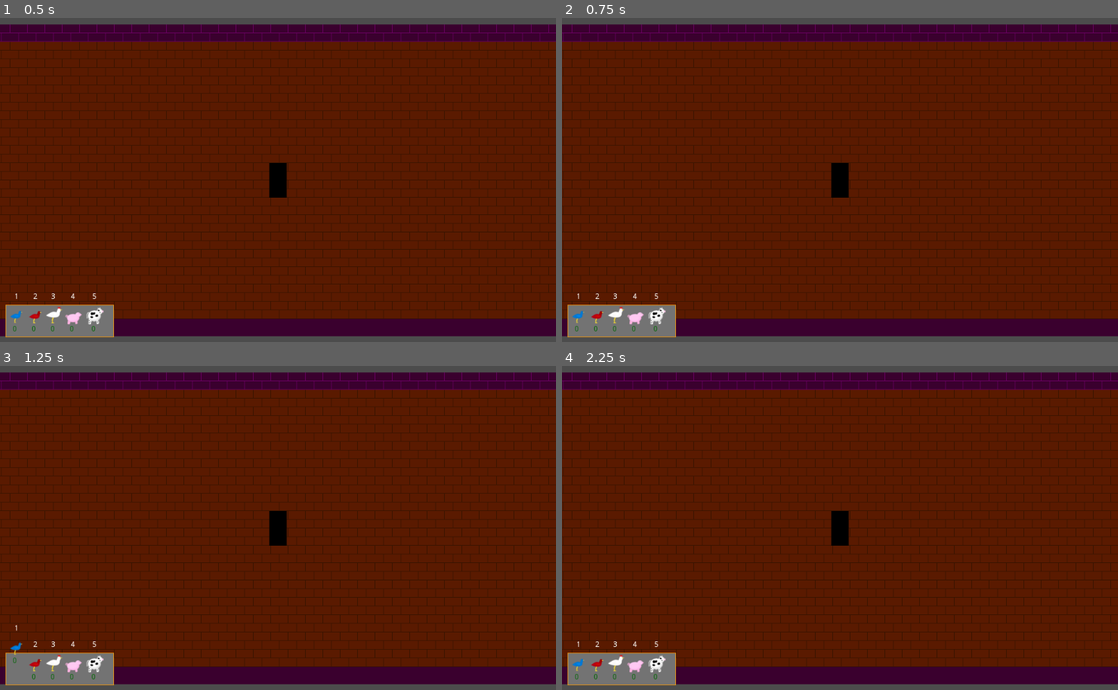
Above: before the commit, frames 1-4 (two rows, left to right).
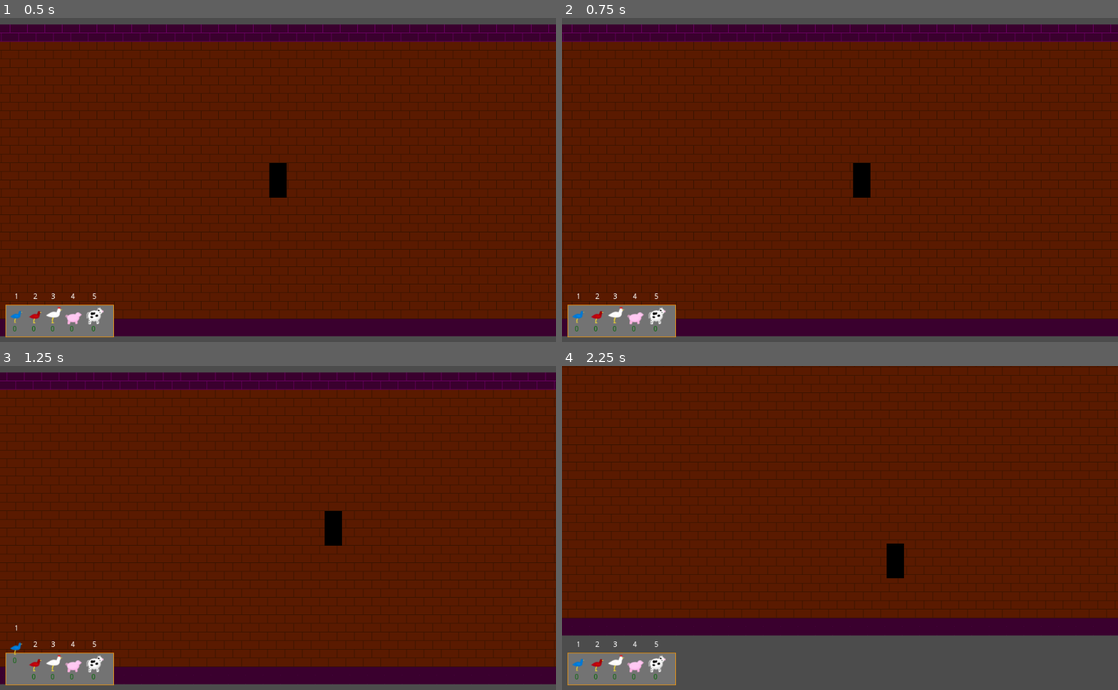
Above: after the commit, the same moments.

Repository: agmcleod/ld43
Game: Godot game, scene res://main.tscn
The game is run twice, just before and just after one commit, with the same random seed, the same clock (stepped at 60 frames per second) and the same inputs.
Inputs:
- Up to frame 1 (0.5 s): no input
- Up to frame 2 (0.75 s): tap Enter at 0.5 s; hold D (right) from 0.53 s (still down); tap C (cast) at 0.6 s
- Up to frame 3 (1.25 s): keep holding D (right); tap 1 (ingredient_1) at 0.8 s
- Up to frame 4 (2.25 s): release D (right) at 1.28 s; hold S (down) 1.28-2.03 s; tap 1 (ingredient_1) at 1.35 s; tap 2 (ingredient_2) at 1.55, 2.1 s; hold D (right) from 2.03 s (still down)

Frame 1 is identical in both runs. In frame 2, 0.7% of the frame differs, in the area x 48-56%, y 44-56%; in frame 3, 2.4%; in frame 4, 33%, in the area x 0-100%, y 0-99%.
Error before the commit: Invalid get index 'SPELL_STATUS_TYPE' (on base: 'null instance'). (res://units/Player.gd:27)

Commit message:
working on spell logic

Diff:
--- a/Constants.gd
+++ b/Constants.gd
@@ -1,5 +1,7 @@
-var SPELL_STATUS_TYPE = (
+extends Node
+
+var SPELL_STATUS_TYPE = {
   BURNING = 1,
   FROZEN = 2,
   SLOWED = 4,
-)
+}
--- a/main.tscn
+++ b/main.tscn
@@ -39,7 +39,7 @@
 custom_solver_bias = 0.0
 extents = Vector2( 15.9443, 31.8648 )
 
-[node name="root" type="Node" index="0"]
+[node name="game" type="Node" index="0"]
 
 [node name="TileMap" type="TileMap" parent="." index="0"]
 
@@ -138,6 +138,7 @@
 
 [node name="UI" type="CanvasLayer" parent="." index="13"]
 
+editor/display_folded = true
 layer = 1
 offset = Vector2( 0, 0 )
 rotation = 0.0
@@ -488,6 +489,7 @@
 "player",
 ]]
 
+editor/display_folded = true
 input_pickable = false
 collision_layer = 1
 collision_mask = 1
--- a/project.godot
+++ b/project.godot
@@ -13,6 +13,10 @@
 config/name="LD43"
 run/main_scene="res://main.tscn"
 config/icon="res://icon.png"
+
+[autoload]
+
+Constants="*res://Constants.gd"
 
 [input]
 
--- a/spells/FireBall.tscn
+++ b/spells/FireBall.tscn
@@ -7,7 +7,7 @@
 custom_solver_bias = 0.0
 radius = 10.0
 
-[node name="FireBall" type="Area2D" index="0"]
+[node name="FireBall" type="Area2D"]
 
 input_pickable = true
 gravity_vec = Vector2( 0, 1 )
@@ -21,6 +21,7 @@
 status_duration = 5
 status_damage = 15
 damage = 20
+velocity = 0
 duration = 1.5
 dies_on_collision = true
 
--- a/spells/Spell.gd
+++ b/spells/Spell.gd
@@ -1,12 +1,13 @@
 extends Area2D
 
-onready var constants = get_node("/root/Constants")
+onready var constants = get_tree().get_root().get_node("Constants")
 export (int) var status = constants.SPELL_STATUS_TYPE.BURNING
 # How long the status effect should last
 export (int) var status_duration = 0
 export (int) var status_damage = 0
 export (int) var damage = 0
-var velocity = Vector2(0, 0)
+export (int) var velocity = 0
+var direction = Vector2(0, 0)
 # How long the spell itself lasts
 export (float) var duration = 0
 var time_alive = 0
@@ -29,3 +30,11 @@
   time_alive += delta
   if duration != 0 && time_alive > duration:
     queue_free()
+
+  if velocity > 0:
+    self.position.x += velocity * direction.x * delta
+    self.position.y += velocity * direction.y * delta
+
+func set_direction(x, y):
+  direction.x = x
+  direction.y = y
--- a/ui/Resources.gd
+++ b/ui/Resources.gd
@@ -14,13 +14,27 @@
 
 var active_count = 0
 
-func get_ingredients():
+func get_selected_ingredients():
   return ingredients
+
+func get_active_count():
+  return active_count
+
+func reset_active_count():
+  active_count = 0
+  for name in ["blue_bird", "red_bird", "chicken", "pig", "cow"]:
+    _mark_ingredient_as_inactive(name)
+
+func _mark_ingredient_as_inactive(name):
+  for child in get_children():
+    if child.get_name() == name:
+      ingredients[name] = false
+      child.position.y += 30
 
 func _ready():
   pass
 
-func _mark_ingredient_as_active(name):
+func _toggle_ingredient(name):
   for child in get_children():
     if child.get_name() == name:
       if ingredients[name]:
@@ -39,13 +53,13 @@
 
 func _process(delta):
   if Input.is_action_just_pressed("ingredient_1"):
-    self._mark_ingredient_as_active("blue_bird")
+    self._toggle_ingredient("blue_bird")
   if Input.is_action_just_pressed("ingredient_2"):
-    self._mark_ingredient_as_active("red_bird")
+    self._toggle_ingredient("red_bird")
   if Input.is_action_just_pressed("ingredient_3"):
-    self._mark_ingredient_as_active("chicken")
+    self._toggle_ingredient("chicken")
   if Input.is_action_just_pressed("ingredient_4"):
-    self._mark_ingredient_as_active("pig")
+    self._toggle_ingredient("pig")
   if Input.is_action_just_pressed("ingredient_5"):
-    self._mark_ingredient_as_active("cow")
+    self._toggle_ingredient("cow")
   pass
--- a/units/Player.gd
+++ b/units/Player.gd
@@ -3,9 +3,11 @@
 
 export (int) var speed = 200
 
-onready var constants = get_node("/root/Constants")
+onready var constants = get_tree().get_root().get_node("Constants")
+onready var resources_ui = get_tree().get_root().get_node("game/UI/Resources")
 
 var velocity = Vector2()
+var direction = Vector2(1, 0)
 
 var resources = {
   blue_bird = 0,
@@ -34,6 +36,10 @@
     if Input.is_action_pressed('up'):
       velocity.y -= 1
 
+  if velocity.x != 0 && velocity.y != 0:
+    direction.x = velocity.x
+    direction.y = velocity.y
+
   var resulting_speed = speed
   if status == constants.SPELL_STATUS_TYPE.SLOWED:
     resulting_speed /= 2
@@ -42,12 +48,32 @@
 
   pass
 
+func _get_spell():
+  var ingredients = resources_ui.get_selected_ingredients()
+  var active_count = resources_ui.get_active_count()
+  if ingredients.red_bird:
+    add_resource(-1, "red_bird")
+    if active_count == 2:
+      if ingredients.chicken:
+        add_resource(-1, "chicken")
+        return load("res://spells/FireBall.tscn")
+  elif ingredients.blue:
+    pass
+  else:
+    pass
+
 func _on_cast_pressed():
   if status == constants.SPELL_STATUS_TYPE.FROZEN:
     return
-  print("cast")
 
+  var spell = _get_spell()
+  # this shouldnt be needed when all spells are implemented
+  if spell:
+    get_tree().get_root().add_child(spell)
+    spell.set_direction(direction.x, direction.y)
+
+  resources_ui.reset_active_count()
 
 func add_resource(amount, type_name):
   resources[type_name] += amount
-  get_tree().get_root().get_node("root/UI/Resources/%s/text" % type_name).text = "%d" % resources[type_name]
+  get_tree().get_root().get_node("game/UI/Resources/%s/text" % type_name).text = "%d" % resources[type_name]
Not shown, removed: units/Move.md
